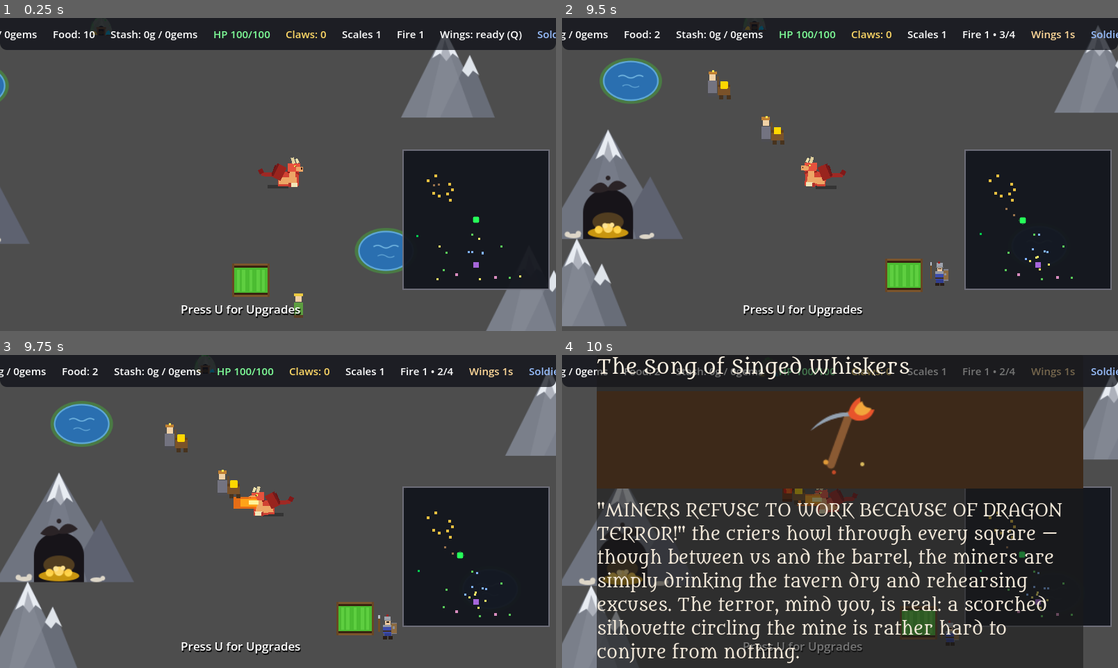
Above: before the commit, frames 1-4 (two rows, left to right).
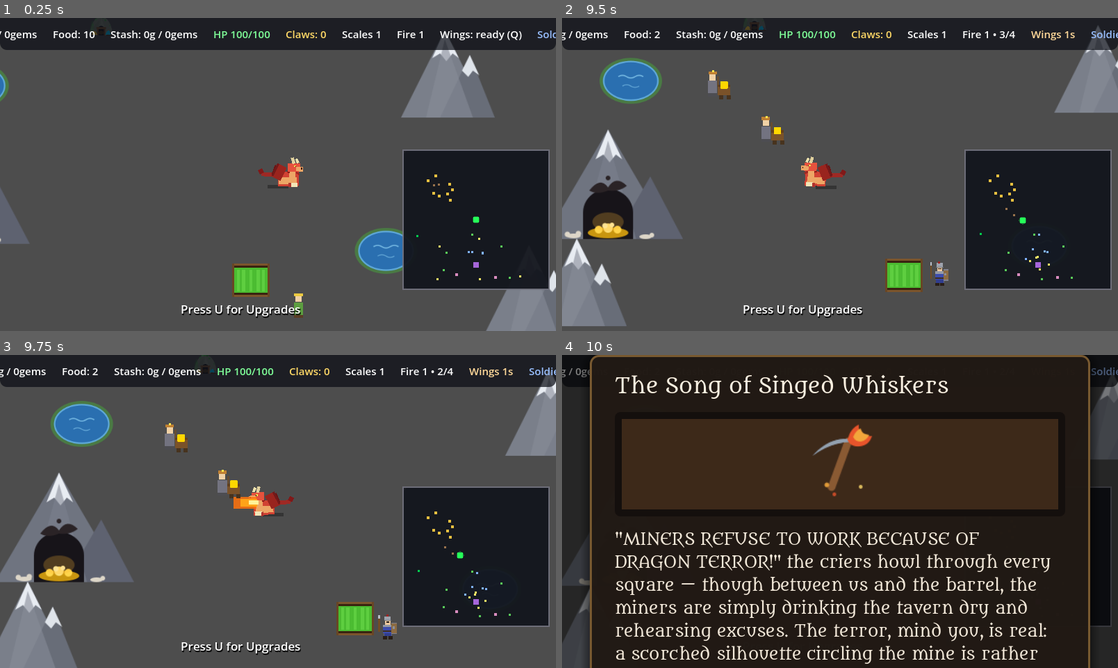
Above: after the commit, the same moments.

Repository: hyperdrive/dragonheart
Game: Godot game, scene res://scenes/main/Main.tscn
The game is run twice, just before and just after one commit, with the same random seed, the same clock (stepped at 60 frames per second) and the same inputs.
Inputs:
- Up to frame 1 (0.25 s): no input
- Up to frame 2 (9.5 s): tap U every 0.75 s from 0.5 to 4.25 s; hold D (move_right) 0.53-1.28 s; hold E (eat) 0.53-1.28 s; hold S (move_down) 1.28-2.03 s; tap Space (fire) at 1.35 s; hold D (move_right) 2.03-2.78 s; tap Q (fly) at 2.1 s; hold W (move_up) 2.78-3.53 s; tap 1 at 2.85 s; hold A (move_left) 3.53-5.03 s; tap 2 at 3.6 s; tap 3 at 4.35 s; hold S (move_down) 5.03-5.78 s; tap 4 at 5.1 s; hold D (move_right) 5.78-6.53 s; tap 5 at 5.85 s; hold W (move_up) 6.53-7.28 s; tap 6 at 6.6 s; hold D (move_right) 7.28-8.03 s; tap 7 at 7.35 s; hold S (move_down) 8.03-8.78 s; tap 8 at 8.1 s; hold A (move_left) from 8.78 s (still down); tap E (eat) at 8.85 s
- Up to frame 3 (9.75 s): release A (move_left) at 9.53 s; hold W (move_up) from 9.53 s (still down); tap Space (fire) at 9.6 s
- Up to frame 4 (10 s): keep holding W (move_up)

Frames 1-3 are identical in both runs. In frame 4, 62% of the frame differs, in the area x 0-100%, y 0-100%.

Commit message:
feat: cleaner StoryPopup with padding, styled buttons, image folder
UI (user: "feel cleaner and have more padding in the margins"):

- Dim backdrop (50% opaque black) for focus
- Panel with 36/26/36/30 content padding (left/top/right/bottom), rounded corners (12px), parchment tint, drop shadow
- Image frame with 10px content padding and rounded corners (8px)
- Button styling: 18/10/18/10 padding, rounded corners (8px), normal/hover/pressed variants (parchment/cream), 2px bottom border, no focus ring

Folder (user: "create a folder for StoryPopup images that will be later added"):

- assets/story/ directory with README.md documenting the conventions
- story art key naming (matches STORIES keys), format (SVG/PNG), and wiring guidance
- existing story art (field_fire, king_crown, etc.) stays in assets/; future art goes here

scripts/ui/StoryPopup.gd header updated to point new contributors to the story folder.

Diff:
--- a/scenes/ui/StoryPopup.tscn
+++ b/scenes/ui/StoryPopup.tscn
@@ -1,38 +1,113 @@
-[gd_scene load_steps=2 format=3 uid="uid://st9rypopup04"]
+[gd_scene load_steps=9 format=3 uid="uid://st9rypopup04"]
 
 [ext_resource type="Script" path="res://scripts/ui/StoryPopup.gd" id="1_story_script"]
 [ext_resource type="Font" path="res://assets/fonts/Metamorphous-Regular.ttf" id="2_story_font"]
+
+[sub_resource type="StyleBoxFlat" id="panel_style"]
+content_margin_left = 36.0
+content_margin_top = 26.0
+content_margin_right = 36.0
+content_margin_bottom = 30.0
+bg_color = Color(0.13, 0.1, 0.08, 0.97)
+border_width_left = 3
+border_width_top = 3
+border_width_right = 3
+border_width_bottom = 3
+border_color = Color(0.47, 0.35, 0.19, 1)
+corner_radius_top_left = 12
+corner_radius_top_right = 12
+corner_radius_bottom_right = 12
+corner_radius_bottom_left = 12
+shadow_color = Color(0, 0, 0, 0.4)
+shadow_size = 14
+shadow_offset = Vector2(0, 6)
+
+[sub_resource type="StyleBoxFlat" id="image_frame"]
+content_margin_left = 10.0
+content_margin_top = 10.0
+content_margin_right = 10.0
+content_margin_bottom = 10.0
+bg_color = Color(0.08, 0.06, 0.05, 1)
+corner_radius_top_left = 8
+corner_radius_top_right = 8
+corner_radius_bottom_right = 8
+corner_radius_bottom_left = 8
+
+[sub_resource type="StyleBoxFlat" id="btn_normal"]
+content_margin_left = 18.0
+content_margin_top = 10.0
+content_margin_right = 18.0
+content_margin_bottom = 10.0
+bg_color = Color(0.22, 0.17, 0.13, 1)
+border_width_bottom = 2
+border_color = Color(0.35, 0.27, 0.2, 1)
+corner_radius_top_left = 8
+corner_radius_top_right = 8
+corner_radius_bottom_right = 8
+corner_radius_bottom_left = 8
+
+[sub_resource type="StyleBoxFlat" id="btn_hover"]
+content_margin_left = 18.0
+content_margin_top = 10.0
+content_margin_right = 18.0
+content_margin_bottom = 10.0
+bg_color = Color(0.31, 0.24, 0.17, 1)
+border_width_bottom = 2
+border_color = Color(0.6, 0.45, 0.25, 1)
+corner_radius_top_left = 8
+corner_radius_top_right = 8
+corner_radius_bottom_right = 8
+corner_radius_bottom_left = 8
+
+[sub_resource type="StyleBoxFlat" id="btn_pressed"]
+content_margin_left = 18.0
+content_margin_top = 10.0
+content_margin_right = 18.0
+content_margin_bottom = 10.0
+bg_color = Color(0.38, 0.29, 0.2, 1)
+border_width_bottom = 2
+border_color = Color(0.6, 0.45, 0.25, 1)
+corner_radius_top_left = 8
+corner_radius_top_right = 8
+corner_radius_bottom_right = 8
+corner_radius_bottom_left = 8
+
+[sub_resource type="StyleBoxEmpty" id="btn_focus"]
 
 [node name="StoryPopup" type="CanvasLayer"]
 layer = 12
 process_mode = 3
 script = ExtResource("1_story_script")
 
+[node name="Dim" type="ColorRect" parent="."]
+anchors_preset = 15
+anchor_right = 1.0
+anchor_bottom = 1.0
+color = Color(0, 0, 0, 0.5)
+
 [node name="Center" type="CenterContainer" parent="."]
 anchors_preset = 15
 anchor_right = 1.0
 anchor_bottom = 1.0
 
 [node name="Panel" type="PanelContainer" parent="Center"]
-custom_minimum_size = Vector2(700, 520)
-margin_left = 20.0
-margin_right = 20.0
-margin_top = 20.0
-margin_bottom = 20.0
+custom_minimum_size = Vector2(720, 560)
+theme_override_styles/panel = SubResource("panel_style")
 
 [node name="VBox" type="VBoxContainer" parent="Center/Panel"]
-theme_override_constants/separation = 16
+theme_override_constants/separation = 18
 
 [node name="Title" type="Label" parent="Center/Panel/VBox"]
-theme_override_font_sizes/font_size = 28
+theme_override_font_sizes/font_size = 30
 theme_override_fonts/font = ExtResource("2_story_font")
 theme_override_colors/font_color = Color(0.98, 0.94, 0.88, 1)
 theme_override_colors/outline_color = Color(0.2, 0.1, 0.05, 0.8)
 theme_override_font_sizes/outline_size = 5
 autowrap_mode = 1
 
-[node name="ImageBox" type="Control" parent="Center/Panel/VBox"]
-custom_minimum_size = Vector2(0, 140)
+[node name="ImageBox" type="PanelContainer" parent="Center/Panel/VBox"]
+custom_minimum_size = Vector2(0, 150)
+theme_override_styles/panel = SubResource("image_frame")
 
 [node name="ImageBg" type="ColorRect" parent="Center/Panel/VBox/ImageBox"]
 anchors_preset = 15
@@ -48,57 +123,86 @@
 stretch_mode = 5
 
 [node name="StoryText" type="Label" parent="Center/Panel/VBox"]
-custom_minimum_size = Vector2(0, 180)
+custom_minimum_size = Vector2(0, 170)
 autowrap_mode = 3
-theme_override_font_sizes/font_size = 24
+theme_override_font_sizes/font_size = 23
 theme_override_fonts/font = ExtResource("2_story_font")
 theme_override_colors/font_color = Color(0.95, 0.91, 0.85, 1)
 theme_override_colors/outline_color = Color(0.2, 0.1, 0.05, 0.7)
 theme_override_font_sizes/outline_size = 4
 
 [node name="Choices" type="VBoxContainer" parent="Center/Panel/VBox"]
-theme_override_constants/separation = 10
+theme_override_constants/separation = 12
 
 [node name="Choice1" type="Button" parent="Center/Panel/VBox/Choices"]
+custom_minimum_size = Vector2(0, 44)
+focus_mode = 0
+theme_override_font_sizes/font_size = 21
+theme_override_fonts/font = ExtResource("2_story_font")
+theme_override_colors/font_color = Color(0.95, 0.91, 0.85, 1)
+theme_override_colors/font_hover_color = Color(1, 0.97, 0.9, 1)
+theme_override_colors/font_pressed_color = Color(1, 0.97, 0.9, 1)
+theme_override_colors/outline_color = Color(0.2, 0.1, 0.05, 0.6)
+theme_override_font_sizes/outline_size = 3
+theme_override_styles/normal = SubResource("btn_normal")
+theme_override_styles/hover = SubResource("btn_hover")
+theme_override_styles/pressed = SubResource("btn_pressed")
+theme_override_styles/focus = SubResource("btn_focus")
 text = "1.  Answer"
-custom_minimum_size = Vector2(0, 40)
-theme_override_font_sizes/font_size = 22
-theme_override_fonts/font = ExtResource("2_story_font")
-theme_override_colors/font_color = Color(0.95, 0.91, 0.85, 1)
-theme_override_colors/outline_color = Color(0.2, 0.1, 0.05, 0.6)
-theme_override_font_sizes/outline_size = 3
 
 [node name="Choice2" type="Button" parent="Center/Panel/VBox/Choices"]
+custom_minimum_size = Vector2(0, 44)
+focus_mode = 0
+theme_override_font_sizes/font_size = 21
+theme_override_fonts/font = ExtResource("2_story_font")
+theme_override_colors/font_color = Color(0.95, 0.91, 0.85, 1)
+theme_override_colors/font_hover_color = Color(1, 0.97, 0.9, 1)
+theme_override_colors/font_pressed_color = Color(1, 0.97, 0.9, 1)
+theme_override_colors/outline_color = Color(0.2, 0.1, 0.05, 0.6)
+theme_override_font_sizes/outline_size = 3
+theme_override_styles/normal = SubResource("btn_normal")
+theme_override_styles/hover = SubResource("btn_hover")
+theme_override_styles/pressed = SubResource("btn_pressed")
+theme_override_styles/focus = SubResource("btn_focus")
 text = "2.  Answer"
-custom_minimum_size = Vector2(0, 40)
-theme_override_font_sizes/font_size = 22
-theme_override_fonts/font = ExtResource("2_story_font")
-theme_override_colors/font_color = Color(0.95, 0.91, 0.85, 1)
-theme_override_colors/outline_color = Color(0.2, 0.1, 0.05, 0.6)
-theme_override_font_sizes/outline_size = 3
 
 [node name="Choice3" type="Button" parent="Center/Panel/VBox/Choices"]
+custom_minimum_size = Vector2(0, 44)
+focus_mode = 0
+theme_override_font_sizes/font_size = 21
+theme_override_fonts/font = ExtResource("2_story_font")
+theme_override_colors/font_color = Color(0.95, 0.91, 0.85, 1)
+theme_override_colors/font_hover_color = Color(1, 0.97, 0.9, 1)
+theme_override_colors/font_pressed_color = Color(1, 0.97, 0.9, 1)
+theme_override_colors/outline_color = Color(0.2, 0.1, 0.05, 0.6)
+theme_override_font_sizes/outline_size = 3
+theme_override_styles/normal = SubResource("btn_normal")
+theme_override_styles/hover = SubResource("btn_hover")
+theme_override_styles/pressed = SubResource("btn_pressed")
+theme_override_styles/focus = SubResource("btn_focus")
 text = "3.  Answer"
-custom_minimum_size = Vector2(0, 40)
-theme_override_font_sizes/font_size = 22
-theme_override_fonts/font = ExtResource("2_story_font")
-theme_override_colors/font_color = Color(0.95, 0.91, 0.85, 1)
-theme_override_colors/outline_color = Color(0.2, 0.1, 0.05, 0.6)
-theme_override_font_sizes/outline_size = 3
 
 [node name="Choice4" type="Button" parent="Center/Panel/VBox/Choices"]
+custom_minimum_size = Vector2(0, 44)
+focus_mode = 0
+theme_override_font_sizes/font_size = 21
+theme_override_fonts/font = ExtResource("2_story_font")
+theme_override_colors/font_color = Color(0.95, 0.91, 0.85, 1)
+theme_override_colors/font_hover_color = Color(1, 0.97, 0.9, 1)
+theme_override_colors/font_pressed_color = Color(1, 0.97, 0.9, 1)
+theme_override_colors/outline_color = Color(0.2, 0.1, 0.05, 0.6)
+theme_override_font_sizes/outline_size = 3
+theme_override_styles/normal = SubResource("btn_normal")
+theme_override_styles/hover = SubResource("btn_hover")
+theme_override_styles/pressed = SubResource("btn_pressed")
+theme_override_styles/focus = SubResource("btn_focus")
 text = "4.  Answer"
-custom_minimum_size = Vector2(0, 40)
-theme_override_font_sizes/font_size = 22
-theme_override_fonts/font = ExtResource("2_story_font")
-theme_override_colors/font_color = Color(0.95, 0.91, 0.85, 1)
-theme_override_colors/outline_color = Color(0.2, 0.1, 0.05, 0.6)
-theme_override_font_sizes/outline_size = 3
 
 [node name="Hint" type="Label" parent="Center/Panel/VBox"]
 text = "Pick an answer (1-4 • ESC for the last line)"
-theme_override_font_sizes/font_size = 20
-theme_override_fonts/font = ExtResource("2_story_font")
-theme_override_colors/font_color = Color(0.88, 0.84, 0.78, 1)
+theme_override_font_sizes/font_size = 18
+theme_override_fonts/font = ExtResource("2_story_font")
+theme_override_colors/font_color = Color(0.72, 0.68, 0.62, 1)
 theme_override_colors/outline_color = Color(0.2, 0.1, 0.05, 0.5)
 theme_override_font_sizes/outline_size = 3
+horizontal_alignment = 1
--- a/scripts/ui/StoryPopup.gd
+++ b/scripts/ui/StoryPopup.gd
@@ -15,6 +15,8 @@
 
 ## Story library — per kind: panel title, one image (SVG), its backdrop
 ## tint, the fantasy-novel body text, and the dragon's possible answers.
+## NEW story art belongs in res://assets/story/ (see its README) — the
+## older images still load from assets/ and assets/sprites/.
 const STORIES := {
 	# --- peasant-burn horror stories (2026-11-09): five random variants ---
 	"peasant_burn_1": {
